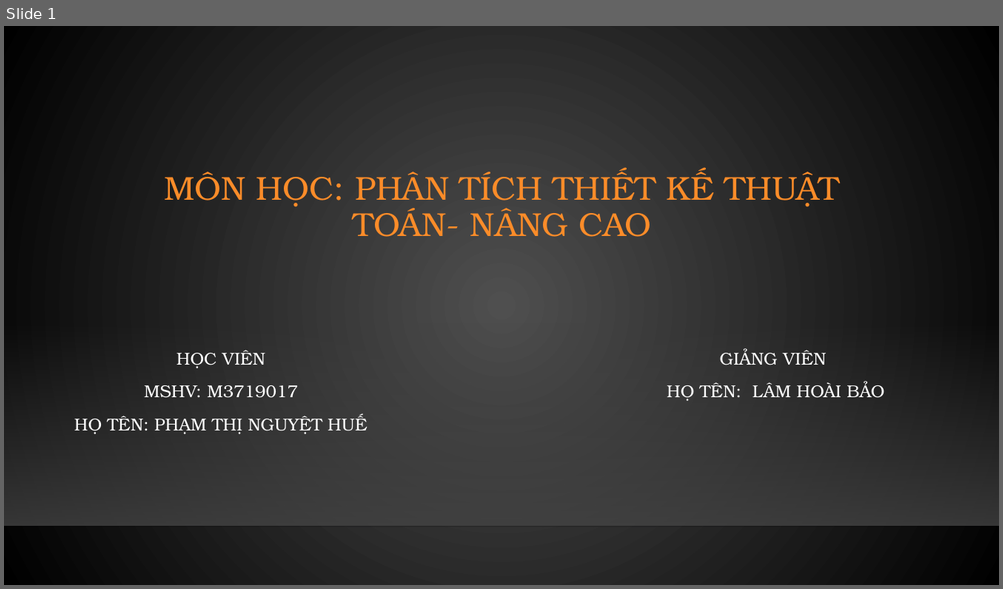
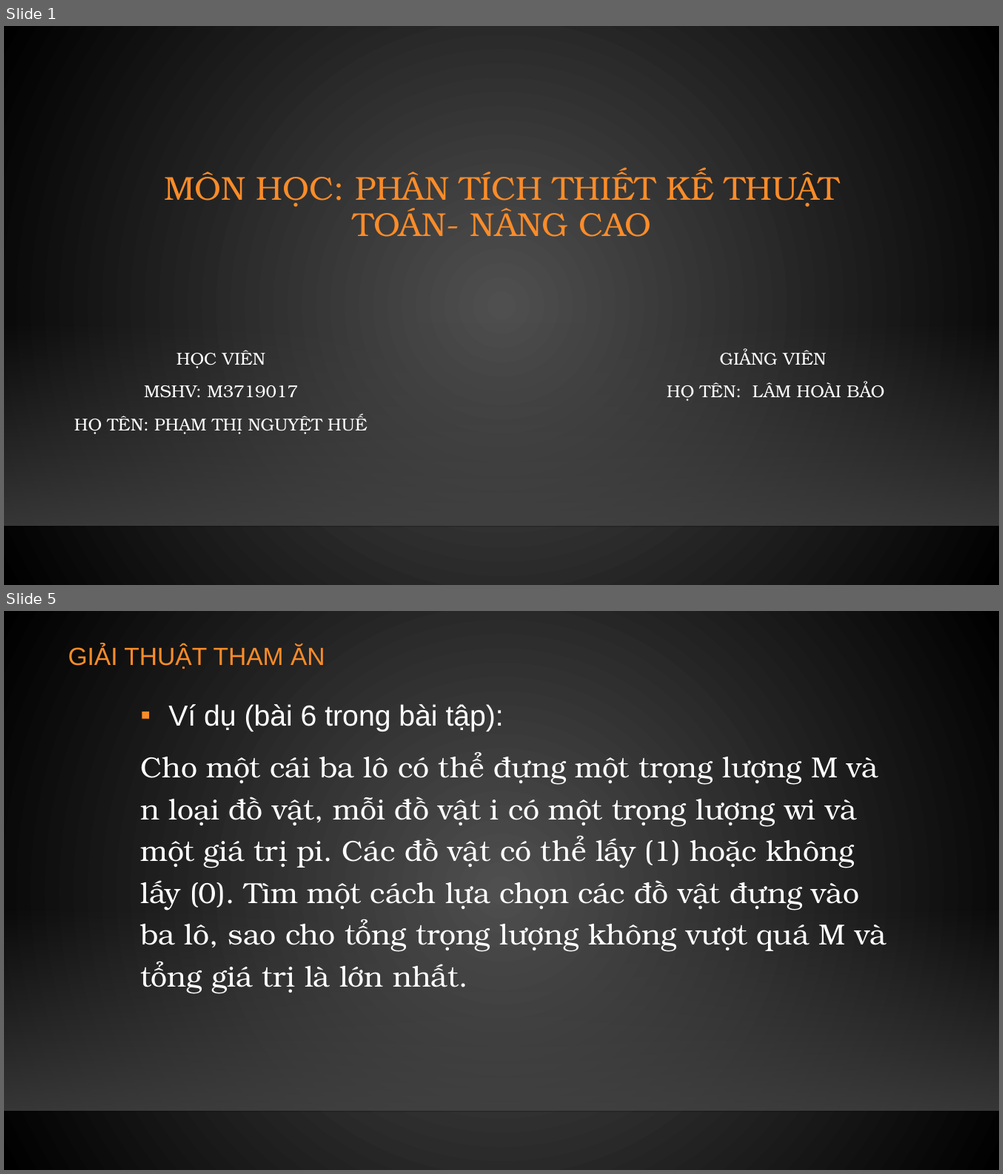
Before and after one commit to NguyetHue/PTTK_TTNC, a slide deck: BaoCao.pptx. Shown one above the other, each under a label of ours: slide 1 before the commit, slides 1 and 5 after it; the slides between them are not shown. The pictures are 1003x589 and 1003x1174 pixels, drawn with LibreOffice and Linux fonts; fonts in the diff are those of the drawing; background and template pictures are left out. Boxes give left, top, right and bottom in pixels: in the first picture for what was removed or moved away, otherwise in the second. Text is boxed around its words. In the diff, an @@ line names an element or a change of style, - is before the commit and + after.

```diff
--- a/BaoCao.pptx
+++ b/BaoCao.pptx
@@ slide 5 added at (4,611,999,1170), background gradient #505050 to #000000; not listed: 2 template elements that a slide beside it also shows @@
@@ title added at (68,645,325,669), 24 pt, text #FB8C29 @@
+GIẢI THUẬT THAM ĂN
@@ text added at (140,704,886,994), 28 pt, text #FFFFFF @@
+    ▪ Ví dụ (bài 6 trong bài tập):
+    Cho một cái ba lô có thể đựng một trọng lượng M và n loại đồ vật, mỗi đồ vật i có một trọng lượng wi và một giá trị pi. Các đồ vật có thể lấy (1) hoặc không lấy (0). Tìm một cách lựa chọn các đồ vật đựng vào ba lô, sao cho tổng trọng lượng không vượt quá M và tổng giá trị là lớn nhất.
```
Also in this commit, not shown: 1 slide changed, 8 other slides added, 2 slides removed, 6 other files.
